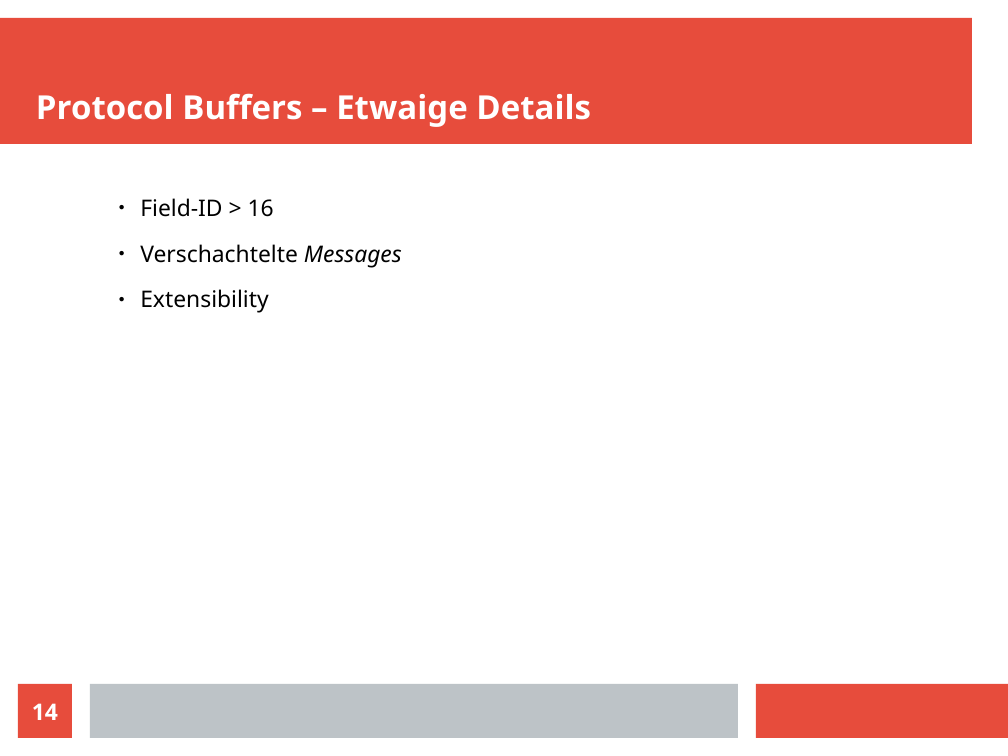
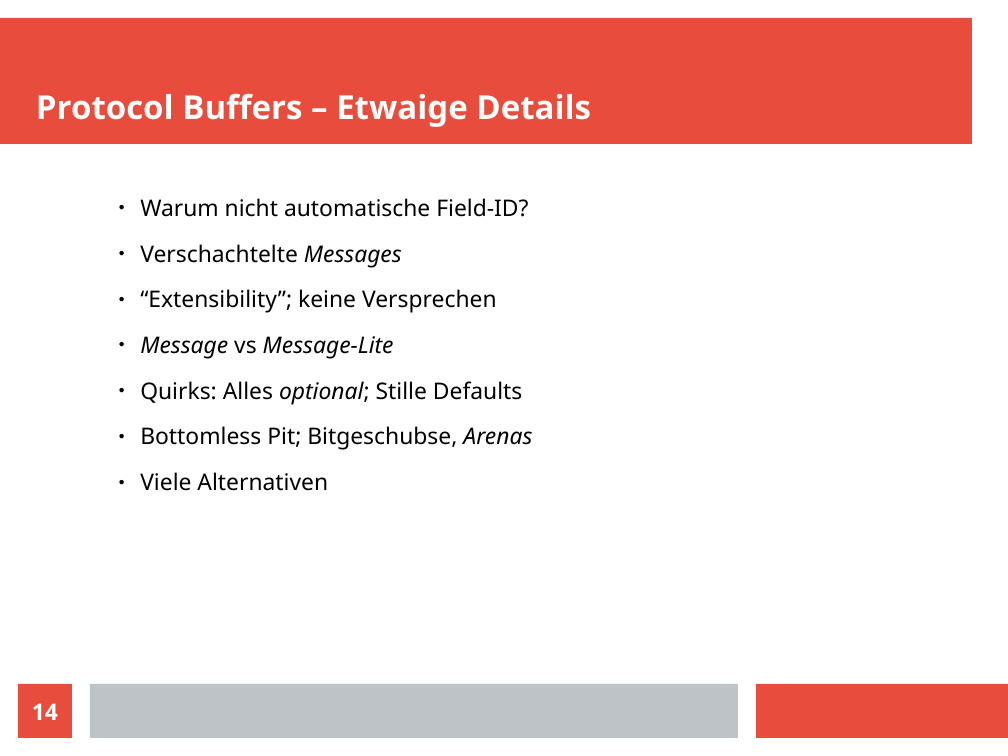
Before and after one commit to slavistan/grpc-showcase, a slide deck: slide 14 of slides.odp. Drawn at 1008x756 pixels with LibreOffice and Linux fonts; fonts in the diff are those of the drawing. Boxes give left, top, right and bottom in pixels: in the first picture for what was removed or moved away, otherwise in the second. Text is boxed around its words. In the diff, an @@ line names an element or a change of style, - is before the commit and + after.

```diff
--- a/slides.odp
+++ b/slides.odp
@@ text at (x1=140, y1=198, x2=528, y2=217): text changed @@
-● Field-ID > 16
+● Warum nicht automatische Field-ID?
@@ text at (x1=140, y1=289, x2=532, y2=450): text changed @@
-● Extensibility
+● “Extensibility”; keine Versprechen
+● Message vs Message-Lite
+● Quirks: Alles optional; Stille Defaults
+● Bottomless Pit; Bitgeschubse, Arenas
+● Viele Alternativen
```
Also in this commit, not shown: 2 other slides changed, 1 slide added, 1 slide removed, 5 other files.
